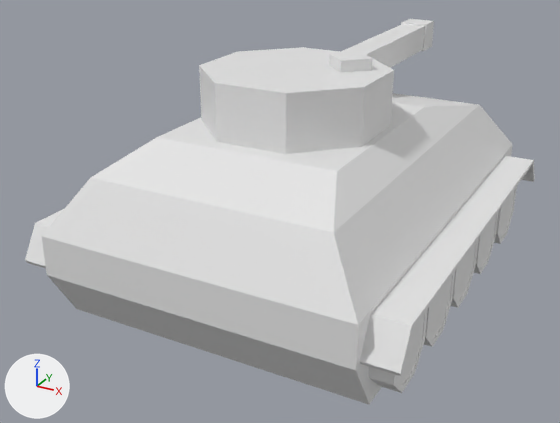
Renders of the Blender file Blender Files/Tank.blend from each side of a commit.
Rendered twice from a camera (50 mm lens) standing at (4.67, -9.11, 4.44) and looking at (-0.49, 0.27, -0.25). Arrows for +X, +Y and +Z are at lower left; the lights stay in place.
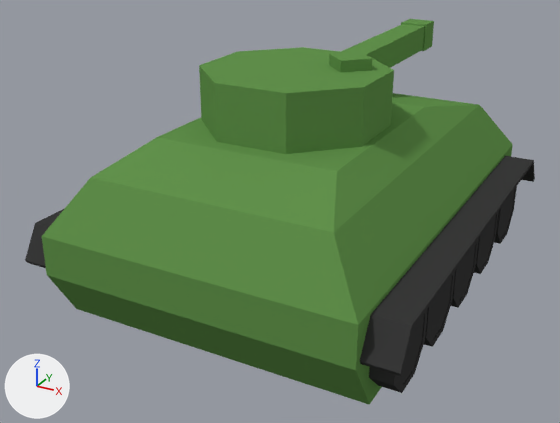
Commit message: Added Tank

The change, as a diff of the scene's bpy script:
```diff
--- a/Blender Files/Tank.blend.py
+++ b/Blender Files/Tank.blend.py
@@ mat_wheel @@
+mat_wheel = diffuse_material('Wheel')
+mat_wheel.base_color = (0.0445, 0.0445, 0.0445)  # black #3c3c3c
@@ mat_base @@
+mat_base = diffuse_material('Base')
+mat_base.base_color = (0.123, 0.288, 0.0735)  # green #62924d
@@ me_circle_001 @@
 me_circle_001.from_pydata(...)  # 447 vertices, 425 faces; spans x -2.01..2.03, y -2.12..3.9, z -1.81..0.7
 # used by ob_circle; location = (-0.01, -0.17, 1.32); scale = (1.28, 1.28, 1.28)
+# me_circle_001 part 1: 77 of the faces centred in x -1.66..1.68, y -2.12..3.9, z -1.81..0.7 switch from no material to mat_base (green #62924d)
+# me_circle_001 part 2: 174 of the faces centred in x -2.01..-1.65, y -2.04..2.75, z -1.73..-0.86 switch from no material to mat_wheel (black #3b3b3b)
+# me_circle_001 part 3: 174 of the faces centred in x 1.67..2.03, y -2.04..2.75, z -1.73..-0.86 switch from no material to mat_wheel (black #3b3b3b)
```

Location of each change, (x1, y1, x2, y2) in pixels of the pictures (560 x 423 px):
part 1 of me_circle_001, recoloured (white to green)
    both: (42, 19, 513, 404)
part 2 of me_circle_001, recoloured (white to black)
    both: (25, 209, 64, 268)
part 3 of me_circle_001, recoloured (white to black)
    both: (360, 156, 535, 393)
